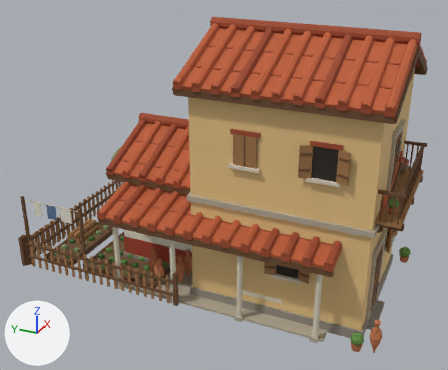
What one commit did to the Blender file Blender/Schmalhaus.blend.
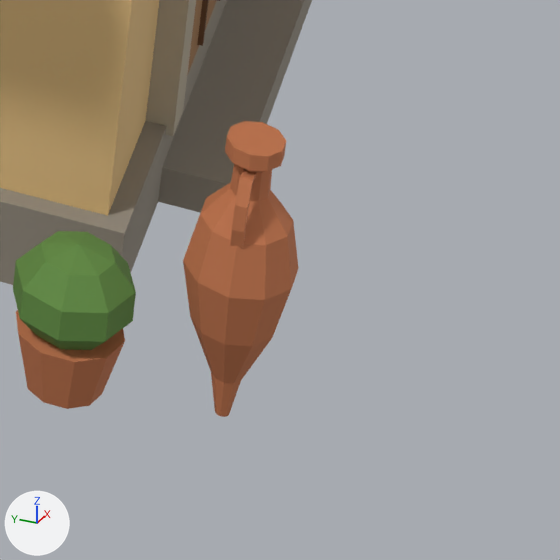
The first picture shows the older version from a 50 mm camera at (-4.92, -2.18, 3.31) aimed at (-0.12, -0.02, 0.9). The close-ups show the older and then the newer version on the part from 78% to 92% of the width and 83% to 100% of the height of that picture. Only the edits that show in the close-ups are written down. Lighting does not change. The marker at lower left points along +X, +Y and +Z.

Names of what the first close-up shows: 'Schmalhaus_0', 'Schmalhaus_1'.
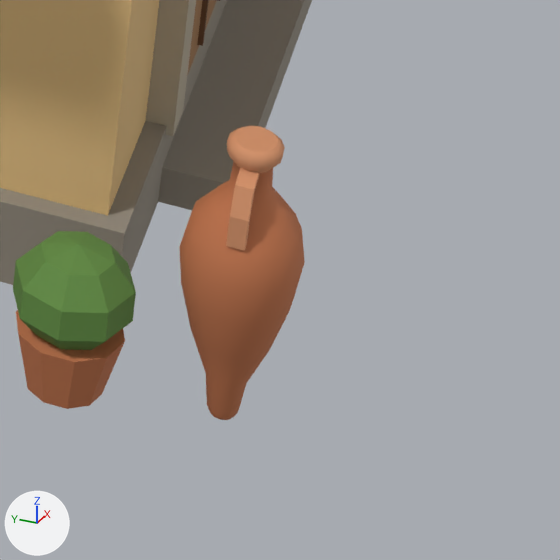
Patch to the scene script:
```diff
--- a/Blender/Schmalhaus.blend.py
+++ b/Blender/Schmalhaus.blend.py
@@ mat_terrakottahell @@
+mat_terrakottahell = principled_material('TerrakottaHell')
+mat_terrakottahell.base_color = (0.674, 0.296, 0.147)  # orange #d6946b
+mat_terrakottahell.roughness = 0.85
@@ me_schmalhaus_0 @@
 # used by ob_schmalhaus_0; location = (0.0, 0.0, 0.0)
-me_schmalhaus_0.from_pydata(...)  # 3470 vertices, 2969 faces; spans x -0.88..0.88, y -1.71..1.82, z 0.0..2.41
+me_schmalhaus_0.from_pydata(...)  # 3722 vertices, 3194 faces; spans x -0.88..0.88, y -1.71..1.82, z 0.0..2.41
+# me_schmalhaus_0 part 1: 43 vertices moved from x -0.83..-0.73, y -1.69..-1.59, z 0.0..0.28 to x -0.83..-0.73, y -1.69..-1.59, z 0.0..0.27; 28 vertices removed from x -0.82..-0.74, y -1.66..-1.62, z 0.04..0.3; 112 vertices added at x -0.83..-0.73, y -1.69..-1.59, z 0.0..0.3
+# me_schmalhaus_0 part 2: 96 kept faces spanning x -0.81..-0.39, y -1.69..0.29, z 0.18..0.3 are now shaded smooth
+# me_schmalhaus_0 part 3: 84 faces spanning x -0.83..-0.37, y -1.66..0.26, z 0.25..0.3 switch from mat_terrakotta (orange #c2754c) to mat_terrakottahell (orange #d6946b)
+# other edits to the shape of me_schmalhaus_0 do not show in these pictures
 me_schmalhaus_0.materials.append(mat_putzocker)
```

Where the change shows, as pixel boxes [x1, y1, x2, y2] in the close-ups (560 x 560 px):
'Schmalhaus_0', reshaped: before [0, 0, 312, 417]; after [0, 0, 312, 420]
part 1 of me_schmalhaus_0, built on: before [183, 121, 298, 417]; after [180, 126, 305, 420]
part 2 of me_schmalhaus_0, shading changed: before [183, 138, 298, 300]; after [190, 141, 305, 277]
part 3 of me_schmalhaus_0, recoloured: before [225, 138, 286, 208]; after [227, 141, 285, 221]
